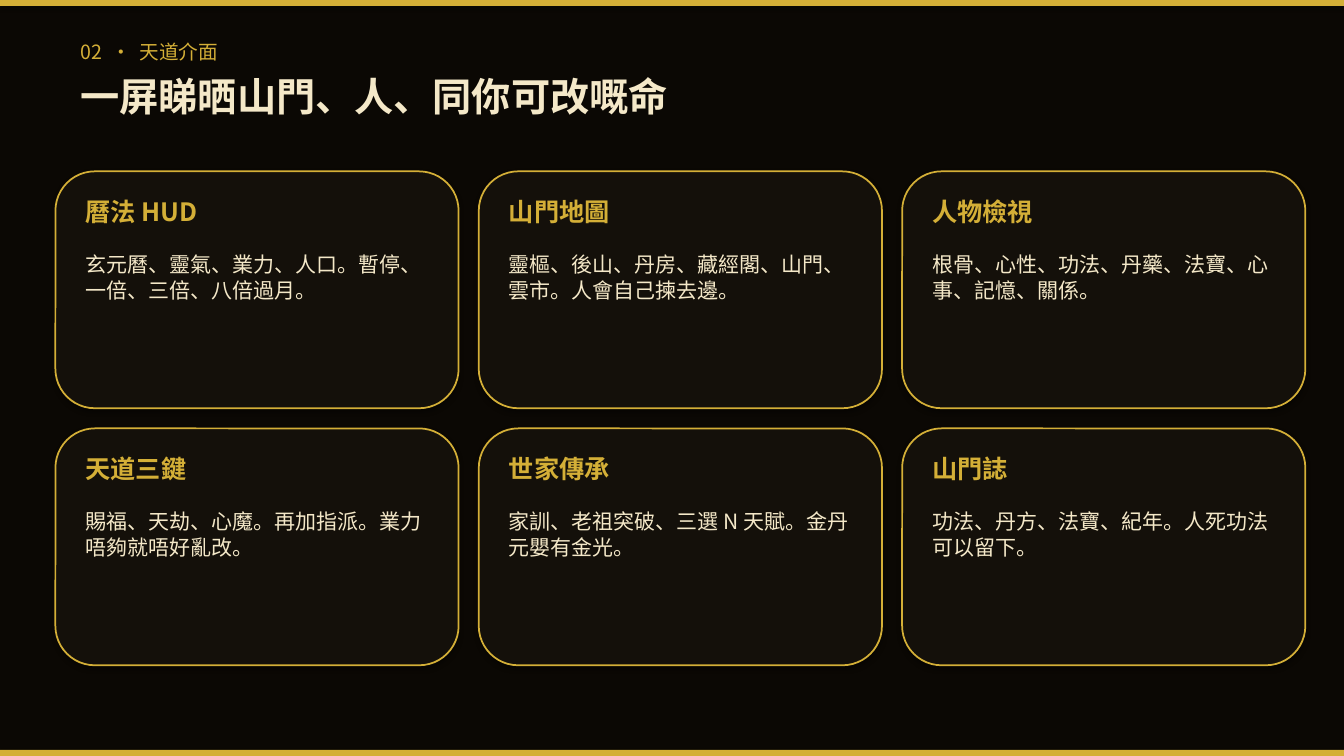
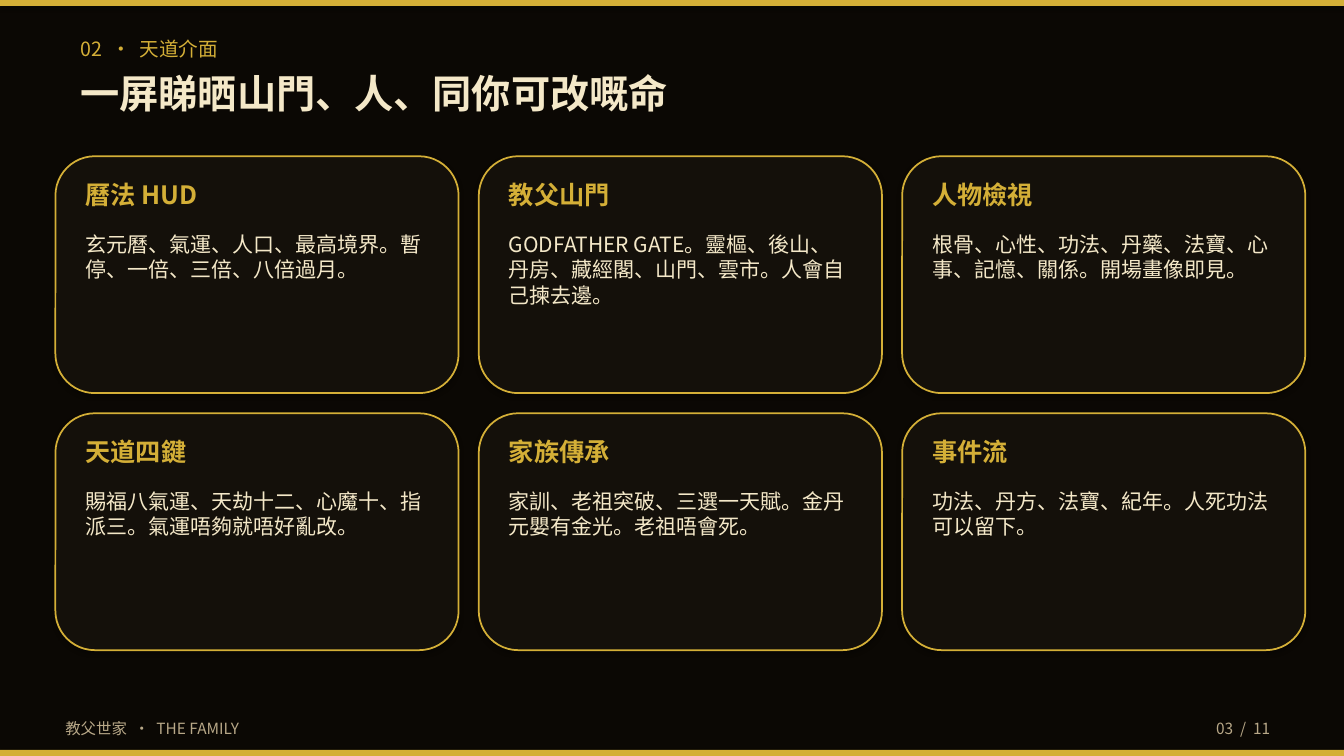
Before and after one commit to yip-lgtm/family, a slide deck: slide 3 of docs/教父世家-3分鐘簡報.pptx. Drawn at 1344x756 pixels with LibreOffice and Linux fonts; fonts in the diff are those of the drawing. Boxes give left, top, right and bottom in pixels: in the first picture for what was removed or moved away, otherwise in the second. Text is boxed around its words. In the diff, an @@ line names an element or a change of style, - is before the commit and + after.

```diff
--- a/docs/教父世家-3分鐘簡報.pptx
+++ b/docs/教父世家-3分鐘簡報.pptx
@@ text "曆法 HUD": place and size @@
-text "曆法 HUD" at [85, 199, 198, 223]
+text "曆法 HUD" at [85, 182, 198, 206]
@@ text "人物檢視": place and size @@
-text "人物檢視" at [932, 199, 1033, 224]
+text "人物檢視" at [932, 182, 1033, 207]
@@ text at [509, 182, 610, 207]: text changed @@
-山門地圖
+教父山門
@@ text at [85, 234, 421, 279]: text changed @@
-玄元曆、靈氣、業力、人口。暫停、一倍、三倍、八倍過月。
+玄元曆、氣運、人口、最高境界。暫停、一倍、三倍、八倍過月。
@@ text at [509, 234, 845, 305]: text changed @@
-靈樞、後山、丹房、藏經閣、山門、雲市。人會自己揀去邊。
+GODFATHER GATE。靈樞、後山、丹房、藏經閣、山門、雲市。人會自己揀去邊。
@@ text at [932, 234, 1268, 279]: text changed @@
-根骨、心性、功法、丹藥、法寶、心事、記憶、關係。
+根骨、心性、功法、丹藥、法寶、心事、記憶、關係。開場畫像即見。
@@ 6 rounded rectangles: place and size @@
-6 rounded rectangles at [55, 171, 1306, 665]
+6 rounded rectangles at [55, 156, 1306, 650]
@@ text at [85, 439, 186, 463]: text changed @@
-天道三鍵
+天道四鍵
@@ text at [509, 439, 610, 464]: text changed @@
-世家傳承
+家族傳承
@@ text added at [932, 439, 1008, 464], 18 pt, text #D4AF37, bold @@
+事件流
@@ text removed at [932, 456, 1008, 481] @@
-山門誌
@@ text at [85, 491, 421, 536]: text changed @@
-賜福、天劫、心魔。再加指派。業力唔夠就唔好亂改。
+賜福八氣運、天劫十二、心魔十、指派三。氣運唔夠就唔好亂改。
@@ text at [509, 491, 845, 536]: text changed @@
-家訓、老祖突破、三選 N 天賦。金丹元嬰有金光。
+家訓、老祖突破、三選一天賦。金丹元嬰有金光。老祖唔會死。
@@ text "功法、丹方、法寶、紀年。人死功法可以留下。": place and size @@
-text "功法、丹方、法寶、紀年。人死功法可以留下。" at [932, 511, 1268, 557]
+text "功法、丹方、法寶、紀年。人死功法可以留下。" at [932, 491, 1268, 536]
@@ text added at [65, 721, 239, 735], 11 pt, text #B8A888 @@
+教父世家 · THE FAMILY
@@ text added at [1216, 722, 1270, 734], 11 pt, text #B8A888 @@
+03 / 11
```
Also in this commit, not shown: 9 other slides changed, 1 slide added, 3 other files.
